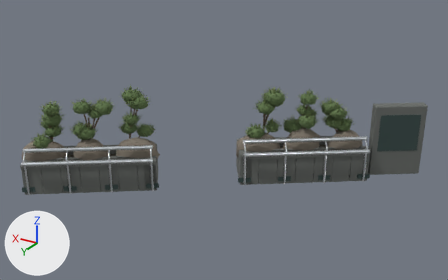
What one commit did to the glTF model assets/street/hachiko-surround/web/hachiko-surround.glb.
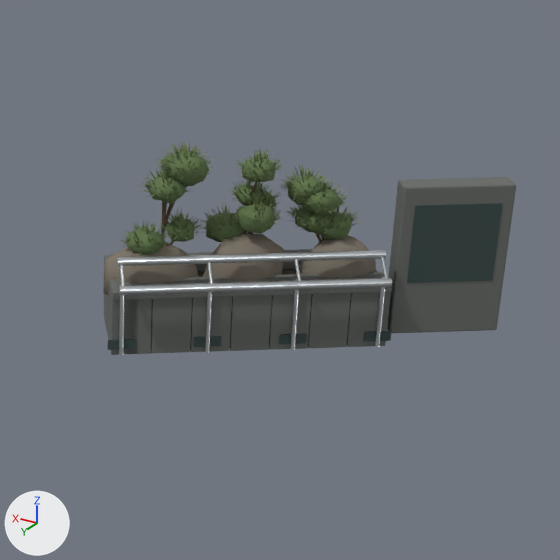
Each version appears first whole from a 50 mm lens placed at (6.6, -41.15, 5.68), pointed at (11.87, -49.94, 1.28), and next in a close-up on the part from 42% to 100% of the width and 7% to 100% of the height. Every picture has the same lights, and +X, +Y and +Z are marked at lower left. The last two pictures show the newer version. Where no turn or scale is listed for an object, it has been applied to the vertices. Vertices at exactly the same position are counted once.

Script lines for the objects in view, before the commit:
```python
me_cube = bpy.data.meshes.new('Cube')
me_cube.from_pydata(...)  # 2072 vertices, 3996 faces; spans x -0.95..5.32, y -0.87..3.57, z -0.32..1.13
me_cube.materials.append(mat_street_surround_stone)  # dark grey #696c69
me_cube_019 = bpy.data.meshes.new('Cube.019')
me_cube_019.from_pydata(...)  # 504 vertices, 972 faces; spans x -0.73..5.04, y -0.7..3.53, z -0.1..1.12
me_cube_019.materials.append(mat_street_surround_panel)  # greyish cyan #485b59
me_icosphere = bpy.data.meshes.new('Icosphere')
me_icosphere.from_pydata(...)  # 17712 vertices, 8280 faces; spans x -0.45..4.5, y -0.2..3.49, z -0.25..0.85
# faces by material slot: [6144, 2136]
me_icosphere.materials.append(mat_street_surround_needle)  # dark green #5d7348
me_icosphere.materials.append(mat_street_surround_needle_light)  # green #798650
ob_street_surround_needle = bpy.data.objects.new('street_surround_needle', me_icosphere)
ob_street_surround_needle.location = (10.386, -51.455, 1.384)
ob_street_surround_panel = bpy.data.objects.new('street_surround_panel', me_cube_019)
ob_street_surround_panel.location = (9.664, -51.231, 0.571)
ob_street_surround_stone = bpy.data.objects.new('street_surround_stone', me_cube)
ob_street_surround_stone.location = (9.803, -51.277, 0.731)
# also in view: 'street_surround_rock' at (12.38, -49.78, 1.01); 'street_surround_silver' at (12.14, -49.5, 0.87)
```
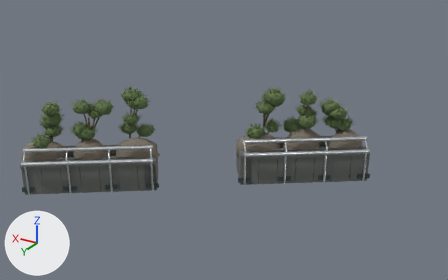
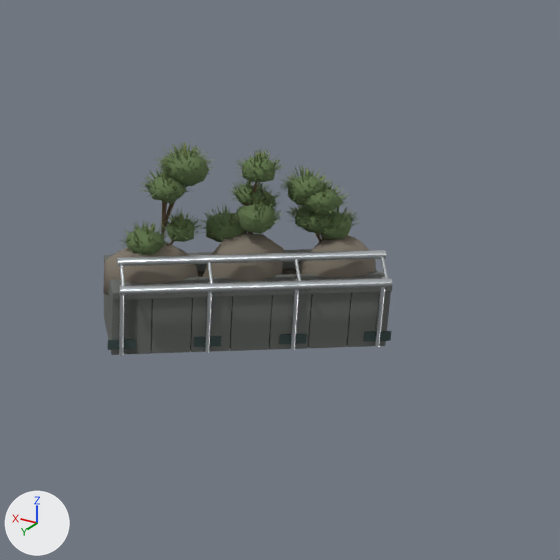
Where the change shows, as pixel boxes [x1, y1, x2, y2] in the close-ups (560 x 560 px):
'street_surround_stone', reshaped
    before: [104, 177, 516, 355]
    after: [104, 249, 392, 355]
'street_surround_panel', reshaped
    before: [108, 203, 503, 350]
    after: [108, 331, 391, 350]
part 1 of me_cube_019, deleted
    before: [407, 203, 503, 283]
part 2 of me_cube, deleted
    before: [387, 177, 516, 333]

Diff of the bpy script that builds the scene:
```diff
--- a/assets/street/hachiko-surround/web/hachiko-surround.glb.py
+++ b/assets/street/hachiko-surround/web/hachiko-surround.glb.py
@@ me_cube_019 @@
 # used by ob_street_surround_panel; location = (9.664, -51.231, 0.571)
-me_cube_019.from_pydata(...)  # 504 vertices, 972 faces; spans x -0.73..5.04, y -0.7..3.53, z -0.1..1.12
+me_cube_019.from_pydata(...)  # 448 vertices, 864 faces; spans x -0.1..5.04, y -0.07..3.53, z -0.1..0.05
+# me_cube_019 part 1: the loose piece of 56 vertices spanning x -0.73..-0.12, y -0.7..-0.27, z 0.42..1.12 is deleted
 me_cube_019.materials.append(mat_street_surround_panel)
@@ me_cube @@
 # used by ob_street_surround_stone; location = (9.803, -51.277, 0.731)
-me_cube.from_pydata(...)  # 2072 vertices, 3996 faces; spans x -0.95..5.32, y -0.87..3.57, z -0.32..1.13
+me_cube.from_pydata(...)  # 2016 vertices, 3888 faces; spans x -0.21..5.32, y -0.64..3.57, z -0.32..0.33
+# me_cube part 2: the loose piece of 56 vertices spanning x -0.95..-0.07, y -0.87..-0.18, z -0.22..1.13 is deleted
 me_cube.materials.append(mat_street_surround_stone)
```
